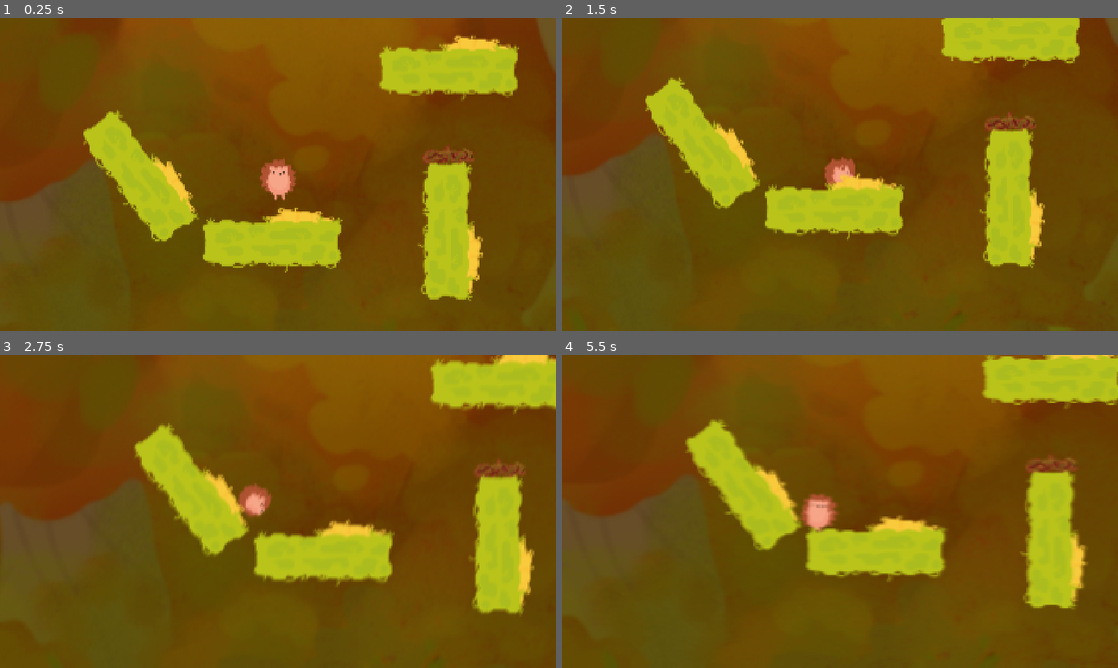
Above: before the commit, frames 1-4 (two rows, left to right).
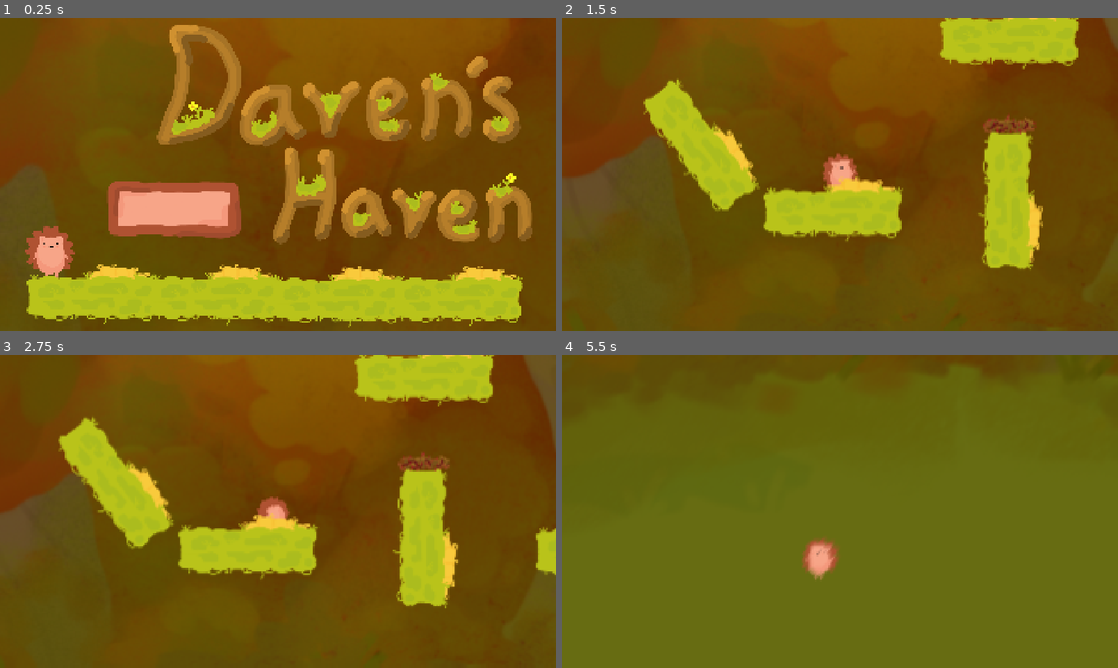
Above: after the commit, the same moments.

Repository: ParadoxicXenos/haven-game-wlg
Game: Godot game, scene res://Scenes/title_screen.tscn
The game is run twice, just before and just after one commit, with the same random seed, the same clock (stepped at 60 frames per second) and the same inputs. Before the commit the project starts from res://Scenes/levels.tscn.
Inputs (mouse positions are in pixels of both pictures, inside the frame that each line leads up to):
- Up to frame 1 (0.25 s): no input
- Up to frame 2 (1.5 s): click (734, 208) at 0.52 s; move the mouse to (962, 158) at 1.27 s; press the mouse at (962, 158) at 1.28 s; hold Right (right) from 1.28 s (still down)
- Up to frame 3 (2.75 s): keep holding Right (right); tap Up (up) at 1.52, 2.27 s; move the mouse to (166, 527) at 2.02 s; release the mouse at (166, 527) at 2.03 s; click (166, 527) at 2.1 s
- Up to frame 4 (5.5 s): move the mouse to (895, 442) at 2.77 s; release Right (right) at 2.78 s; press the mouse at (895, 442) at 2.78 s; hold Left (left) 2.78-3.53 s; move the mouse to (812, 574) at 3.52 s; release the mouse at (812, 574) at 3.53 s; hold Right (right) 3.53-5.03 s; click (812, 574) at 3.6 s; tap Up (up) at 3.77, 4.52, 5.27 s; move the mouse to (1006, 558) at 4.27 s; press the mouse at (1006, 558) at 4.28 s; move the mouse to (673, 464) at 5.02 s; release the mouse at (673, 464) at 5.03 s; hold Left (left) from 5.03 s (still down); click (673, 464) at 5.1 s

The runs differ from the first frame. In frame 1, 44% of the frame differs, in the area x 0-100%, y 0-99%; in frame 2, 3.6%; in frame 3, 28%; in frame 4, 90%, in the area x 0-100%, y 0-100%.

Commit message:
Main Menu is added!
Using the same button as the restart screen. I plan to remake all of the buttons anyways.

Diff:
--- a/game/Scenes/finito.tscn
+++ b/game/Scenes/finito.tscn
@@ -3,7 +3,7 @@
 [ext_resource type="Script" uid="uid://binmtyp4pa10c" path="res://Scripts/finito.gd" id="1_5yebs"]
 [ext_resource type="Texture2D" uid="uid://dl7iogfl1gib0" path="res://Art/image.png" id="1_61x37"]
 [ext_resource type="Texture2D" uid="uid://ck4kb8w10qb21" path="res://Art/ButtonNormal (2).svg" id="3_6j0bj"]
-[ext_resource type="Script" uid="uid://brxetbfgho8k2" path="res://Scenes/button_mover.gd" id="3_ytl2y"]
+[ext_resource type="Script" uid="uid://brxetbfgho8k2" path="res://Scripts/button_mover.gd" id="3_ytl2y"]
 [ext_resource type="Texture2D" uid="uid://dqp146yl4ryr" path="res://Art/ButtonPress (2).svg" id="4_ytl2y"]
 [ext_resource type="Texture2D" uid="uid://du67v24kyf6t3" path="res://Art/ButtonHover (2).svg" id="5_fxtqx"]
 
--- a/game/Scenes/title_screen.tscn
+++ b/game/Scenes/title_screen.tscn
@@ -8,7 +8,10 @@
 [ext_resource type="Texture2D" uid="uid://cbf6w15107yhh" path="res://Art/Title2.svg" id="6_n82rj"]
 [ext_resource type="Texture2D" uid="uid://dc2kjw0s0lthc" path="res://Art/Title3.svg" id="7_0061g"]
 [ext_resource type="Texture2D" uid="uid://1blchau4llq5" path="res://Art/Title4.svg" id="8_8mikk"]
-[ext_resource type="Script" uid="uid://ljmqo8f6bh2b" path="res://Scenes/animated_sprite_2d.gd" id="9_0061g"]
+[ext_resource type="Script" uid="uid://ljmqo8f6bh2b" path="res://Scripts/animated_sprite_2d.gd" id="9_0061g"]
+[ext_resource type="Texture2D" uid="uid://ck4kb8w10qb21" path="res://Art/ButtonNormal (2).svg" id="10_w5sh6"]
+[ext_resource type="Texture2D" uid="uid://dqp146yl4ryr" path="res://Art/ButtonPress (2).svg" id="11_o1e67"]
+[ext_resource type="Texture2D" uid="uid://du67v24kyf6t3" path="res://Art/ButtonHover (2).svg" id="12_ycay6"]
 
 [sub_resource type="SpriteFrames" id="SpriteFrames_u0f01"]
 animations = [{
@@ -44,15 +47,39 @@
 texture = ExtResource("1_klylv")
 
 [node name="AnimatedSprite2D" type="AnimatedSprite2D" parent="." unique_id=1028632522]
-position = Vector2(1083, 512)
+position = Vector2(1191, 401)
+scale = Vector2(0.80769235, 0.8076923)
 sprite_frames = SubResource("SpriteFrames_u0f01")
 animation = &"Standard"
 frame_progress = 0.05274115
 script = ExtResource("9_0061g")
 
 [node name="Player" parent="." unique_id=591414065 instance=ExtResource("4_twnyg")]
-position = Vector2(253, 727)
+position = Vector2(171, 787)
 
 [node name="Platform" parent="." unique_id=1254454245 instance=ExtResource("2_4gxqj")]
-position = Vector2(368, 896)
+position = Vector2(318, 956)
 scale = Vector2(0.7, 0.7)
+
+[node name="Platform2" parent="." unique_id=1265681568 instance=ExtResource("2_4gxqj")]
+position = Vector2(741, 958)
+scale = Vector2(0.7, 0.7)
+
+[node name="Platform3" parent="." unique_id=118835826 instance=ExtResource("2_4gxqj")]
+position = Vector2(1164, 964)
+scale = Vector2(0.7, 0.7)
+
+[node name="Platform4" parent="." unique_id=1360886557 instance=ExtResource("2_4gxqj")]
+position = Vector2(1582, 962)
+scale = Vector2(0.7, 0.7)
+
+[node name="TextureButton" type="TextureButton" parent="." unique_id=1774271677]
+offset_left = 361.0
+offset_top = 553.0
+offset_right = 843.0
+offset_bottom = 772.0
+texture_normal = ExtResource("10_w5sh6")
+texture_pressed = ExtResource("11_o1e67")
+texture_hover = ExtResource("12_ycay6")
+
+[connection signal="pressed" from="TextureButton" to="." method="_on_texture_button_pressed"]
--- a/game/Scripts/title_screen.gd
+++ b/game/Scripts/title_screen.gd
@@ -9,3 +9,6 @@
 # Called every frame. 'delta' is the elapsed time since the previous frame.
 func _process(delta: float) -> void:
 	pass
+
+func _on_texture_button_pressed() -> void:
+	get_tree().change_scene_to_file("res://Scenes/levels.tscn")
--- a/game/project.godot
+++ b/game/project.godot
@@ -11,7 +11,7 @@
 [application]
 
 config/name="Game"
-run/main_scene="uid://b2c5qqcpt6vw1"
+run/main_scene="uid://b8efl55b7wf3y"
 config/features=PackedStringArray("4.7", "Forward Plus")
 boot_splash/bg_color=Color(0, 0.41568628, 0, 1)
 config/icon="res://icon.svg"
Renamed: game/Scenes/animated_sprite_2d.gd -> game/Scripts/animated_sprite_2d.gd
Renamed: game/Scenes/animated_sprite_2d.gd.uid -> game/Scripts/animated_sprite_2d.gd.uid
Renamed: game/Scenes/button_mover.gd -> game/Scripts/button_mover.gd
Renamed: game/Scenes/button_mover.gd.uid -> game/Scripts/button_mover.gd.uid
